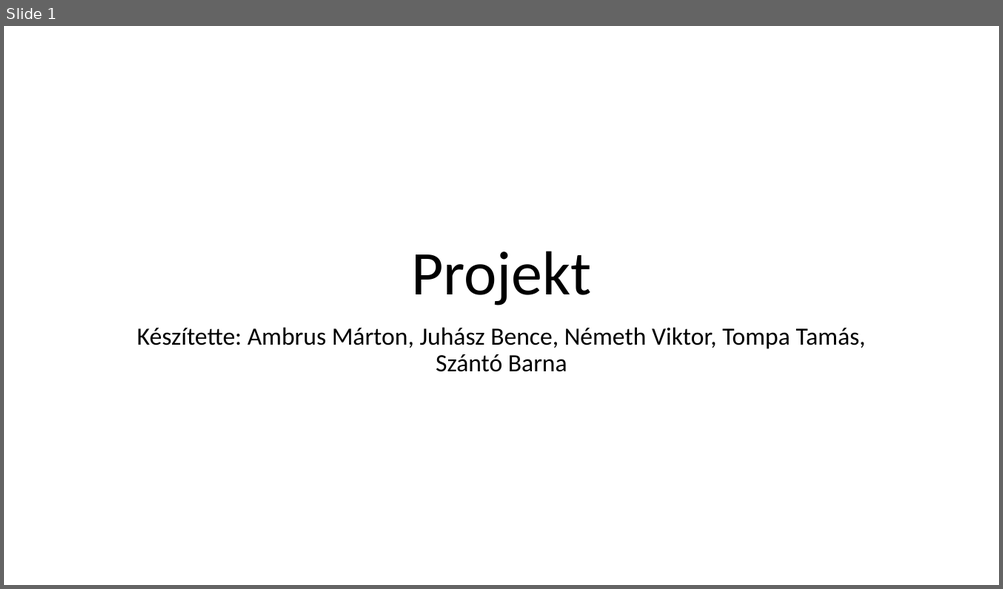
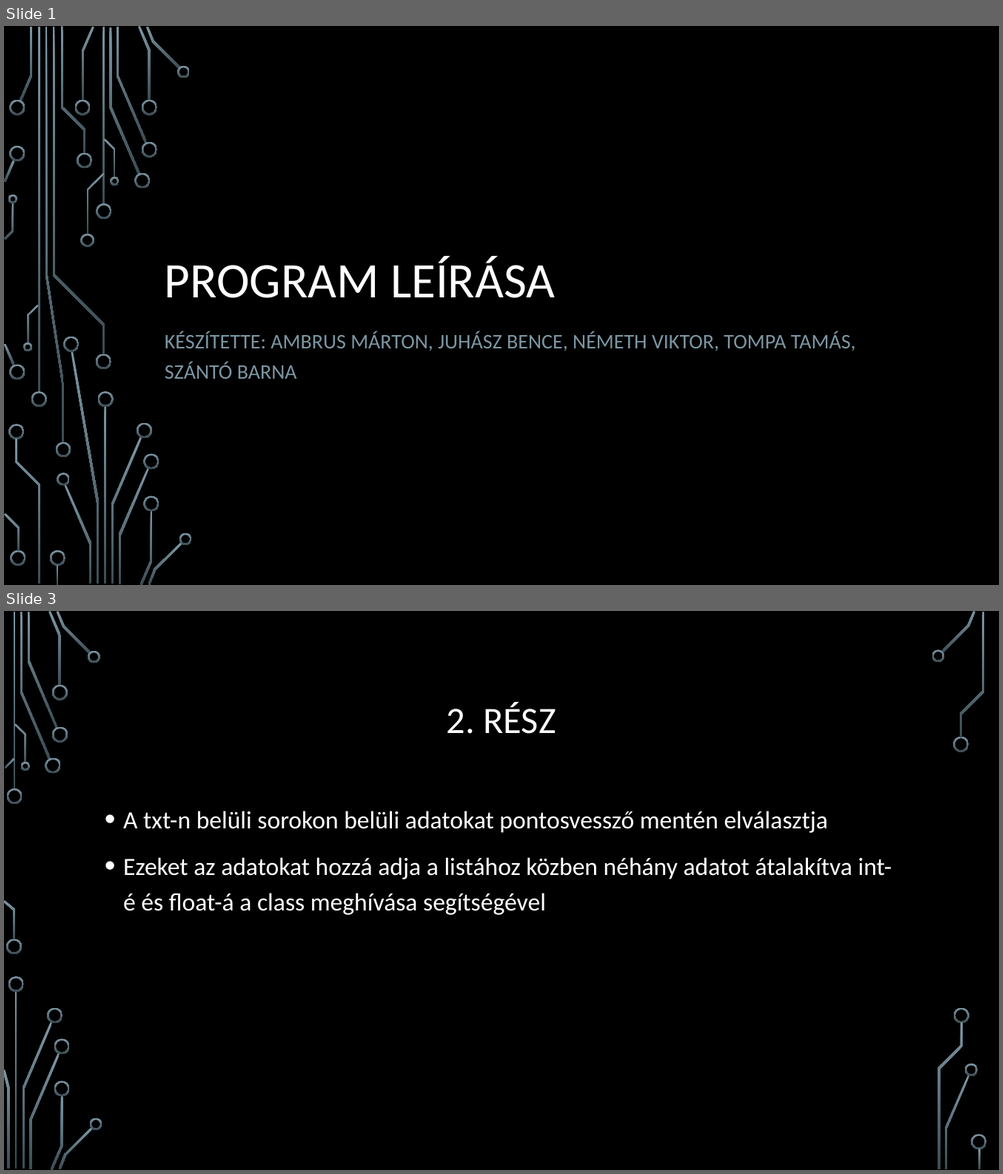
Before and after one commit to vbrine/python-progi, a slide deck: program.pptx. Shown one above the other, each under a label of ours: slide 1 before the commit, slides 1 and 3 after it; the slides between them are not shown. The pictures are 1003x589 and 1003x1174 pixels, drawn with LibreOffice and Linux fonts; fonts in the diff are those of the drawing; background and template pictures are left out. Boxes give left, top, right and bottom in pixels: in the first picture for what was removed or moved away, otherwise in the second. Text is boxed around its words. In the diff, an @@ line names an element or a change of style, - is before the commit and + after.

```diff
--- a/program.pptx
+++ b/program.pptx
@@ slide 3 added at (4, 611, 999, 1170), background picture (left out) @@
@@ title added at (447, 703, 555, 734), 36 pt, text #FFFFFF @@
+2. RÉSZ
@@ text added at (123, 811, 892, 915), 24 pt, text #FFFFFF @@
+• A txt-n belüli sorokon belüli adatokat pontosvessző mentén elválasztja
+• Ezeket az adatokat hozzá adja a listához közben néhány adatot átalakítva int-é és float-á a class meghívása segítségével
@@ group added at (4, 611, 987, 1170): 33 freeform shapes, 3 rectangles @@
@@ slide 1 changed as well @@
@@ background #FFFFFF to picture (left out) @@
@@ title at (165, 256, 555, 298): text changed; size 60 to 48 pt; text colour #000000 to #FFFFFF @@
-Projekt
+PROGRAM LEÍRÁSA
@@ subtitle at (165, 332, 856, 379): text changed; size 24 to 20 pt; text colour #000000 to #7C96A3 @@
-Készítette: Ambrus Márton, Juhász Bence, Németh Viktor, Tompa Tamás, Szántó Barna
+KÉSZÍTETTE: AMBRUS MÁRTON, JUHÁSZ BENCE, NÉMETH VIKTOR, TOMPA TAMÁS, SZÁNTÓ BARNA
@@ group added at (4, 26, 192, 585): 50 freeform shapes, 4 rectangles @@
```
Also in this commit, not shown: 4 other slides added, 1 slide removed.
